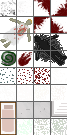
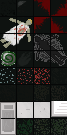
Comparing the layer stacks of the two (67, 135) images. Changes:
painted on "hospital_bed_2" over [0, 102, 16, 135]
removed layer "hospital_bed" over [0, 119, 16, 135]
showed "Hintergrund" over [0, 0, 67, 135]
